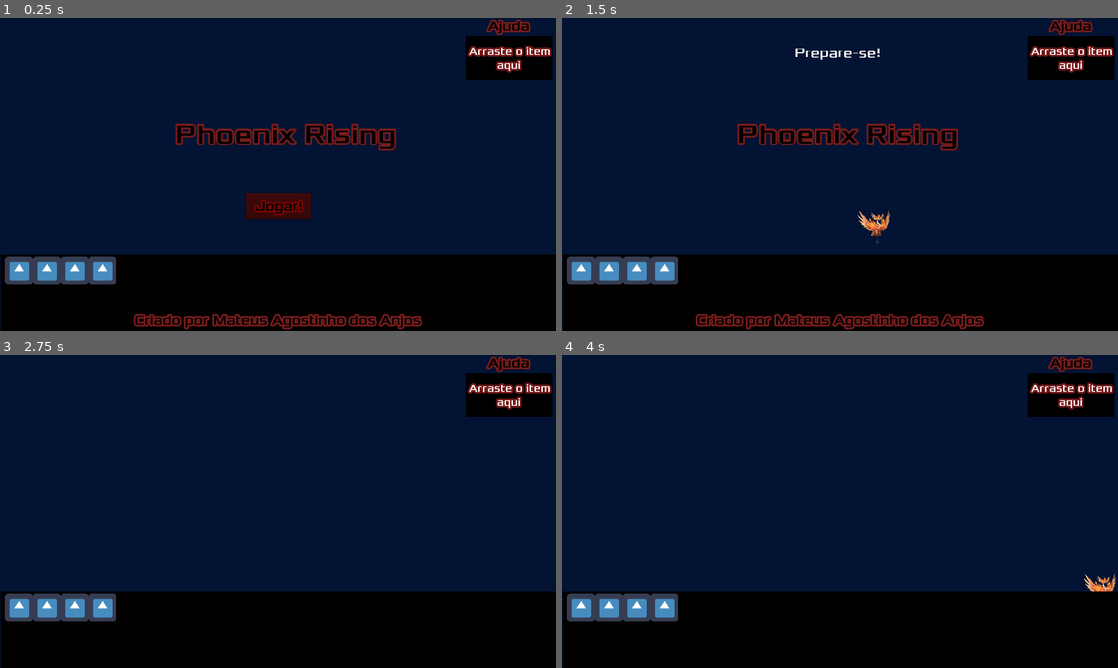
Above: before the commit, frames 1-4 (two rows, left to right).
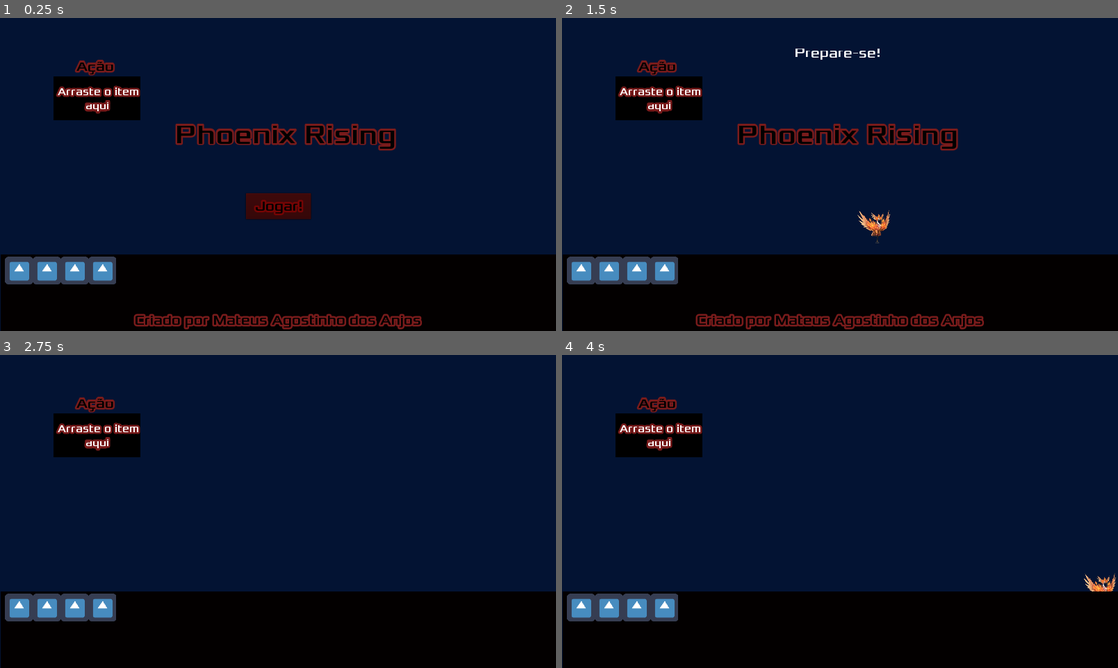
Above: after the commit, the same moments.

Repository: MateusdosAnjos/MAC0499
Game: Godot game, scene res://Main/Main.tscn
The game is run twice, just before and just after one commit, with the same random seed, the same clock (stepped at 60 frames per second) and the same inputs. The project has no main scene, so this scene is started directly.
Inputs (mouse positions are in pixels of both pictures, inside the frame that each line leads up to):
- Up to frame 1 (0.25 s): no input
- Up to frame 2 (1.5 s): click "Jogar!" at 0.5 s; tap Enter at 1.25 s; move the mouse to (962, 158) at 1.27 s; hold Right (ui_right) from 1.28 s (still down); click (962, 158) at 1.35 s
- Up to frame 3 (2.75 s): move the mouse to (166, 527) at 2.02 s; release Right (ui_right) at 2.03 s; hold Down (ui_down) from 2.03 s (still down); click (166, 527) at 2.1 s
- Up to frame 4 (4 s): move the mouse to (895, 442) at 2.77 s; release Down (ui_down) at 2.78 s; hold Right (ui_right) 2.78-3.53 s; click (895, 442) at 2.85 s; tap Space at 3.5 s; move the mouse to (812, 574) at 3.52 s; hold Up (ui_up) from 3.53 s (still down); click (812, 574) at 3.6 s

The runs differ from the first frame. In frame 1, 4.9% of the frame differs, in the area x 9-100%, y 0-33%; in frame 2, 4.9%; in frame 3, 4.9%; in frame 4, 4.9%.

Commit message:
Criado o espaço básico para as ações do jogo

Diff:
--- a/Phoenix Rising/Help/Help.gd
+++ b/Phoenix Rising/ActionSpace/Action.gd
@@ -1,6 +1,4 @@
 extends TextureRect
-
-signal itemHelp
 
 var items = []
 var grid = {}
@@ -14,15 +12,6 @@
     var s = get_grid_size(self)
     grid_width = s.x
     grid_height = s.y
-
-func _process(delta):
-    if existItem:
-        item_helper(items[0])
-    else:
-        pass
-
-func item_helper(item):
-    return
 
 func insert_item(item):
     var item_pos = item.rect_global_position + Vector2(cell_size/2, cell_size/2)
--- a/Phoenix Rising/Help/Help.tscn
+++ b/Phoenix Rising/ActionSpace/ActionSpace.tscn
@@ -1,49 +1,48 @@
 [gd_scene load_steps=5 format=2]
 
-[ext_resource path="res://Help/Help.gd" type="Script" id=1]
+[ext_resource path="res://ActionSpace/Action.gd" type="Script" id=1]
 [ext_resource path="res://acessorios/fonts/Xolonium-Regular.ttf" type="DynamicFontData" id=2]
 
-[sub_resource type="DynamicFont" id=4]
+[sub_resource type="DynamicFont" id=1]
 size = 32
 outline_size = 4
 outline_color = Color( 0.47451, 0.105882, 0.105882, 1 )
 font_data = ExtResource( 2 )
 
-[sub_resource type="DynamicFont" id=3]
+[sub_resource type="DynamicFont" id=2]
 size = 24
 outline_size = 4
 outline_color = Color( 0.47451, 0.105882, 0.105882, 1 )
 font_data = ExtResource( 2 )
 
-[node name="Help" type="TextureRect"]
+[node name="ActionSpace" type="TextureRect"]
 margin_left = -20.0
 margin_top = -20.0
 margin_right = -20.0
 margin_bottom = -20.0
 script = ExtResource( 1 )
 
-[node name="HelpShape" type="Panel" parent="."]
+[node name="ActionShape" type="Panel" parent="."]
 modulate = Color( 0, 0, 0, 1 )
-margin_left = -20.0
+margin_left = -21.1663
 margin_top = -20.0
-margin_right = 180.0
+margin_right = 178.834
 margin_bottom = 80.0
 
-[node name="HelpLabel" type="Label" parent="."]
+[node name="ActionLabel" type="Label" parent="."]
 margin_left = 31.2632
 margin_top = -63.0
 margin_right = 127.263
 margin_bottom = -23.0
-custom_fonts/font = SubResource( 4 )
+custom_fonts/font = SubResource( 1 )
 custom_colors/font_color = Color( 0, 0, 0, 1 )
-text = "Ajuda"
+text = "Ação"
 
 [node name="HowToUse" type="Label" parent="."]
 margin_left = -11.5264
 margin_top = -0.0526733
 margin_right = 178.474
 margin_bottom = 62.9473
-custom_fonts/font = SubResource( 3 )
+custom_fonts/font = SubResource( 2 )
 text = "Arraste o item
         aqui"
-[connection signal="itemHelp" from="." to="." method="_on_Help_itemHelp"]
--- a/Phoenix Rising/itensDoJogo/Invertory.gd
+++ b/Phoenix Rising/itensDoJogo/Invertory.gd
@@ -5,8 +5,7 @@
 onready var inv_base = $InventoryBase
 onready var grid = $Grid
 onready var notGrid = $NotGrid
-onready var help = $Help
-
+onready var action = $ActionSpace
 
 var item_held = null
 var item_offset = Vector2()
@@ -21,12 +20,15 @@
 
 func _process(delta):
     var cursor_pos = get_global_mouse_position()
+    if Input.is_action_just_pressed("inv_help"):
+        item_help(cursor_pos)
     if Input.is_action_just_pressed("inv_grab"):
         grab(cursor_pos)
     if Input.is_action_just_released("inv_grab"):
         release(cursor_pos)
     if item_held != null:
         item_held.rect_global_position = cursor_pos + item_offset
+
 
 func grab(cursor_pos):
     var c = get_container_under_cursor(cursor_pos)
@@ -53,7 +55,7 @@
         return_item()
 
 func get_container_under_cursor(cursor_pos):
-    var containers = [grid, help, inv_base, notGrid]
+    var containers = [grid, action, inv_base, notGrid]
     for c in containers:
         if c.get_global_rect().has_point(cursor_pos):
             return c
@@ -77,3 +79,6 @@
         item.queue_free()
         return false
     return true
+
+func item_help(pos):
+    print("oe")
--- a/Phoenix Rising/itensDoJogo/Invertory.tscn
+++ b/Phoenix Rising/itensDoJogo/Invertory.tscn
@@ -2,7 +2,7 @@
 
 [ext_resource path="res://itensDoJogo/Invertory.gd" type="Script" id=1]
 [ext_resource path="res://itensDoJogo/Grid.gd" type="Script" id=2]
-[ext_resource path="res://Help/Help.tscn" type="PackedScene" id=3]
+[ext_resource path="res://ActionSpace/ActionSpace.tscn" type="PackedScene" id=3]
 
 [node name="Invertory" type="Control"]
 anchor_left = 0.5
@@ -37,8 +37,8 @@
 margin_right = 642.166
 margin_bottom = 184.166
 
-[node name="Help" parent="." instance=ExtResource( 3 )]
-margin_left = 452.0
-margin_top = -298.0
-margin_right = 623.0
-margin_bottom = -235.0
+[node name="ActionSpace" parent="." instance=ExtResource( 3 )]
+margin_left = -495.058
+margin_top = -205.469
+margin_right = -320.058
+margin_bottom = -131.469
--- a/Phoenix Rising/project.godot
+++ b/Phoenix Rising/project.godot
@@ -36,6 +36,11 @@
 "events": [ Object(InputEventMouseButton,"resource_local_to_scene":false,"resource_name":"","device":0,"alt":false,"shi …(212 unchanged characters)…
  ]
 }
+inv_help={
+"deadzone": 0.5,
+"events": [ Object(InputEventMouseButton,"resource_local_to_scene":false,"resource_name":"","device":0,"alt":false,"shift":false,"control":false,"meta":false,"command":false,"button_mask":0,"position":Vector2( 0, 0 ),"global_position":Vector2( 0, 0 ),"factor":1.0,"button_index":2,"pressed":false,"doubleclick":false,"script":null)
+ ]
+}
 
 [rendering]
 
